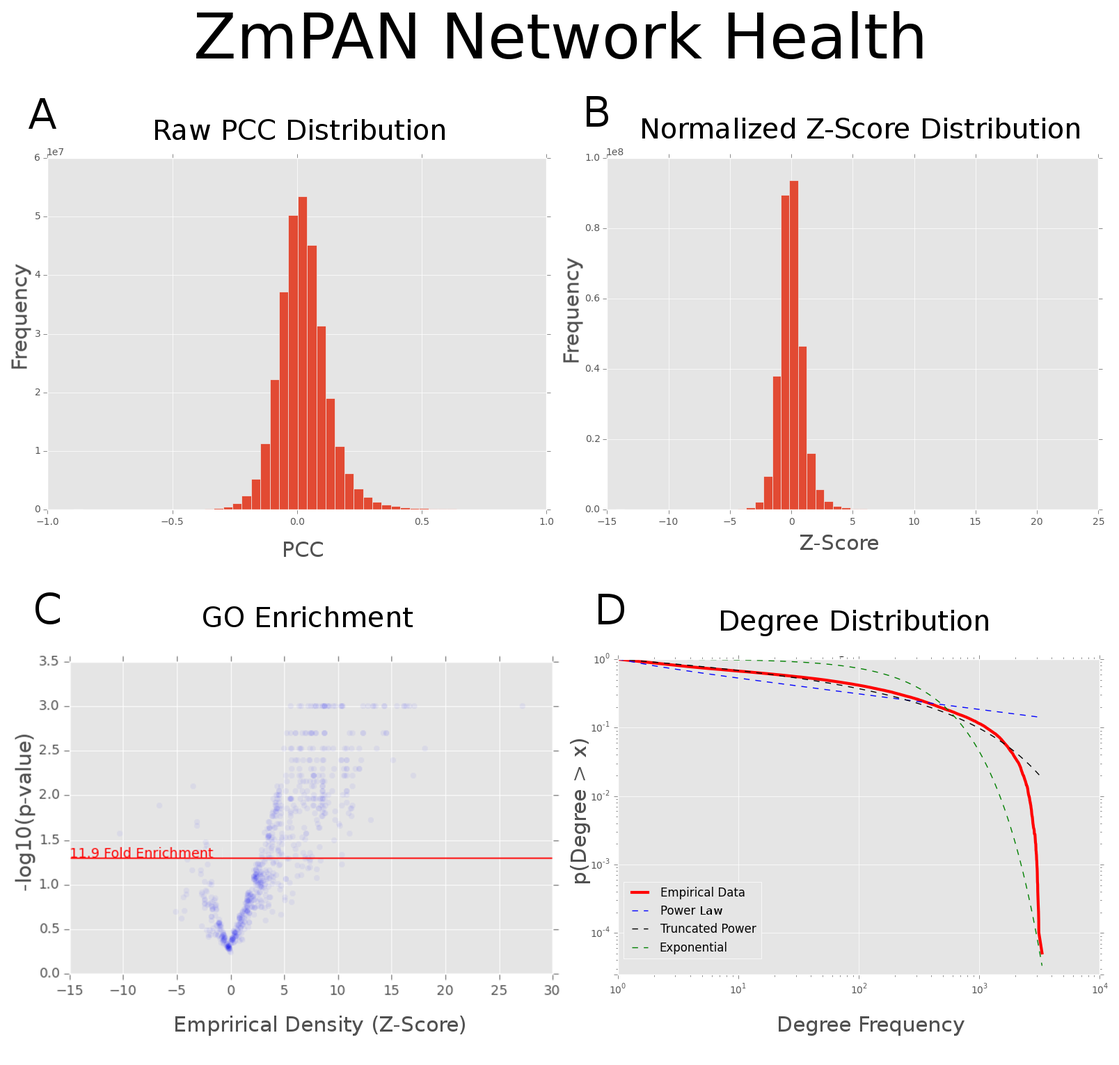
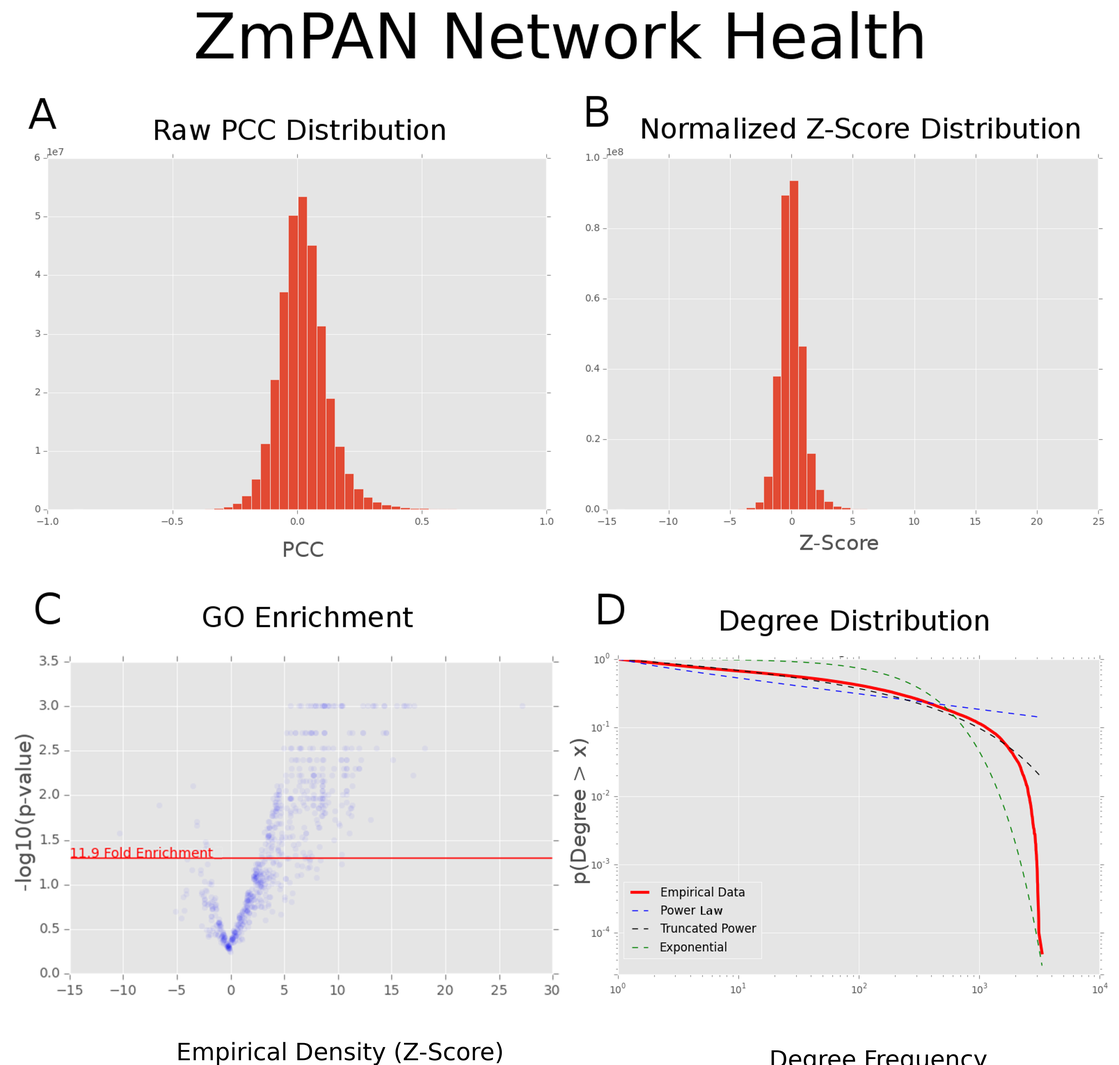
Comparing the layer stacks of the two 1119px x 1065px images. Changes:
removed layer "Pasted Layer #2" over [204, 852, 208, 858]
painted on "Transformation #1" over [572, 858, 587, 876]
removed layer "Pasted Layer" over [562, 257, 584, 364]
removed layer "Transformation" over [10, 263, 32, 370]
removed layer "Degree Frequency" over [778, 1015, 965, 1036]
removed layer "Emprirical Density (Z-Score)" over [175, 1015, 465, 1036]
added layer "Empirical Density (Z-Score)" above "Degree Frequency #1" over [178, 1041, 503, 1065]
added layer "Degree Frequency #1" above "PCC" over [771, 1050, 987, 1065]
painted on "Supp Fig 1 - ZmPAN Health.tiff" over [204, 852, 587, 876]
